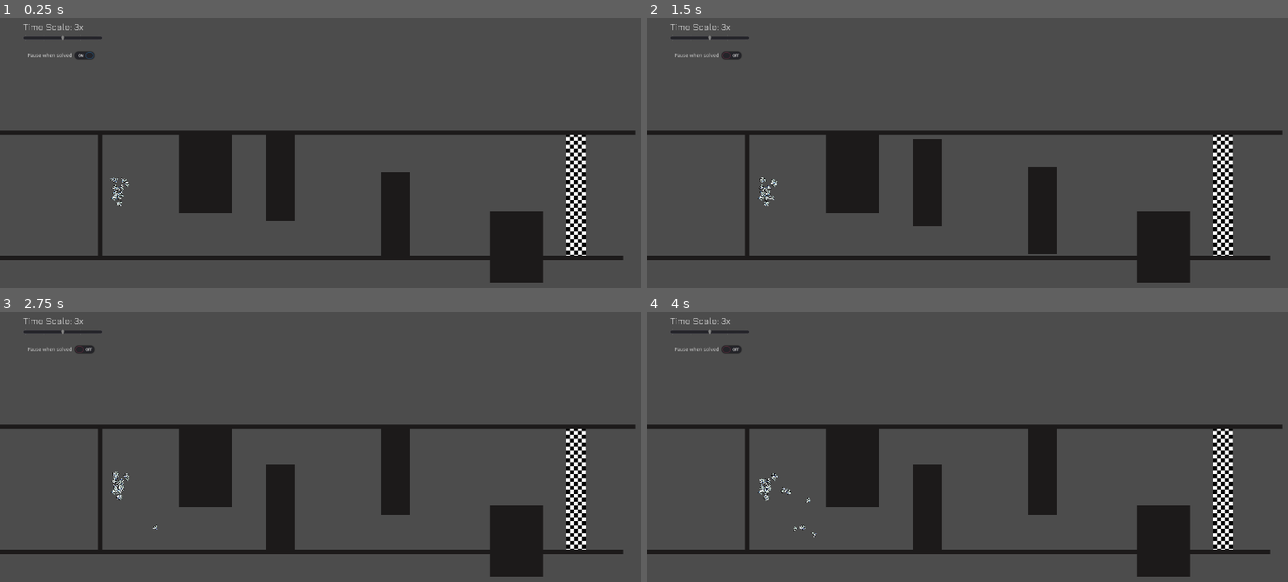
Above: before the commit, frames 1-4 (two rows, left to right).
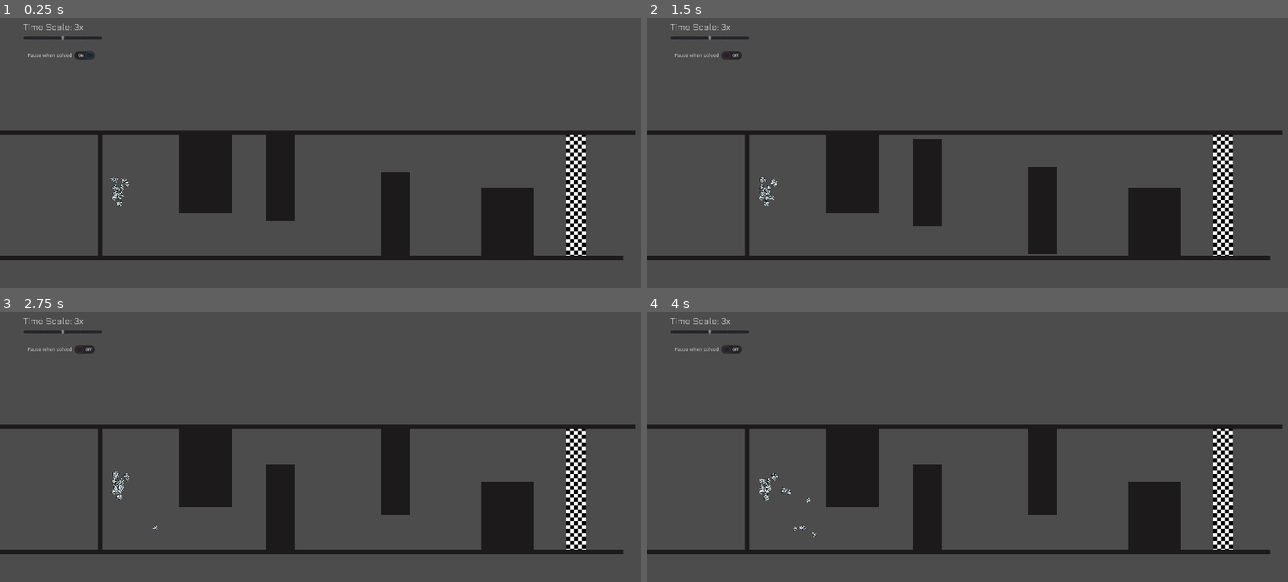
Above: after the commit, the same moments.

Repository: a0x77ry/plasmata
Game: Godot game, scene res://games/navigation-game/level-moving-obstacles/level-moving-obstacles.tscn
Two runs of this game, one before a commit and one after it. Both use one fixed random seed, a clock stepped at 60 frames per second and the inputs below. This scene is started directly instead of the project's main scene.
Inputs:
- Up to frame 1 (0.25 s): no input
- Up to frame 2 (1.5 s): tap Enter (ui_accept) at 0.5, 0.77 s; click "Pause when solved" at 1.25 s
- Up to frame 3 (2.75 s): tap Enter (ui_accept) at 2.27 s
- Up to frame 4 (4 s): tap Enter (ui_accept) at 3.77 s

The runs differ from the first frame. In frame 1, 1.9% of the frame differs, in the area x 75-85%, y 62-99%; in frame 2, 1.9%; in frame 3, 1.9%; in frame 4, 1.9%.

Commit message:
Simplify genome propagation to a new agent

Diff:
--- a/games/navigation-game/level-moving-obstacles/level-moving-obstacles.tscn
+++ b/games/navigation-game/level-moving-obstacles/level-moving-obstacles.tscn
@@ -149,7 +149,7 @@
 scale = Vector2( 6.98628, 10.4094 )
 
 [node name="Wall10" parent="Walls" index="6" instance=ExtResource( 3 )]
-position = Vector2( 1140, 407 )
+position = Vector2( 1115, 343 )
 rotation = 1.5708
 scale = Vector2( 6.2, 10.409 )
 
--- a/scripts/agent.gd
+++ b/scripts/agent.gd
@@ -210,8 +210,9 @@
     new_agent.rotation = rot
 
   new_agent.nn_activated_inputs = inputs.duplicate()
-  new_agent.genome = Genome.new(population)
-  new_agent.genome.duplicate(geno)
+  # new_agent.genome = Genome.new(population)
+  # new_agent.genome.duplicate(geno)
+  new_agent.genome = geno
   new_agent.game = game
   new_agent.population = population
   new_agent.generation = generation + 1
